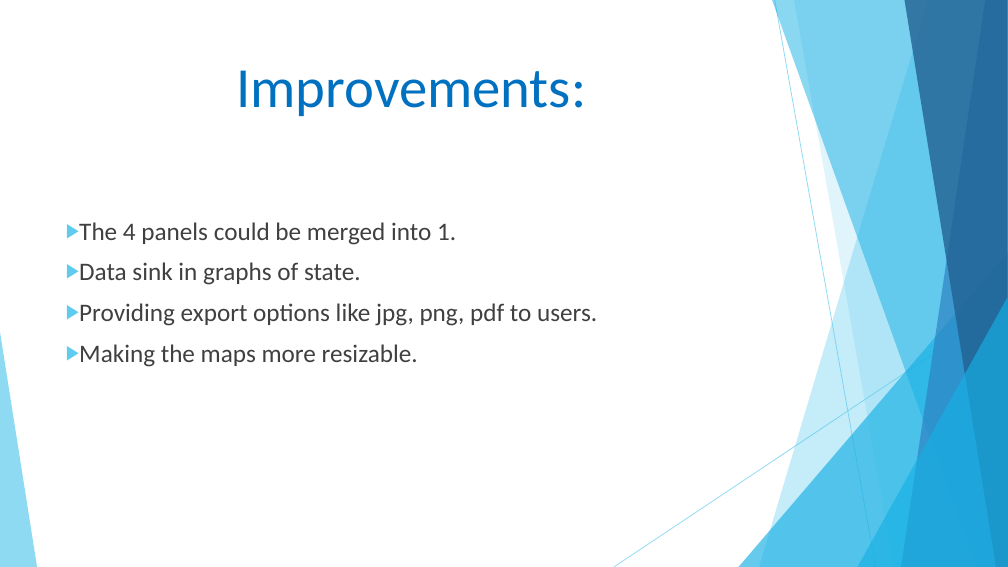
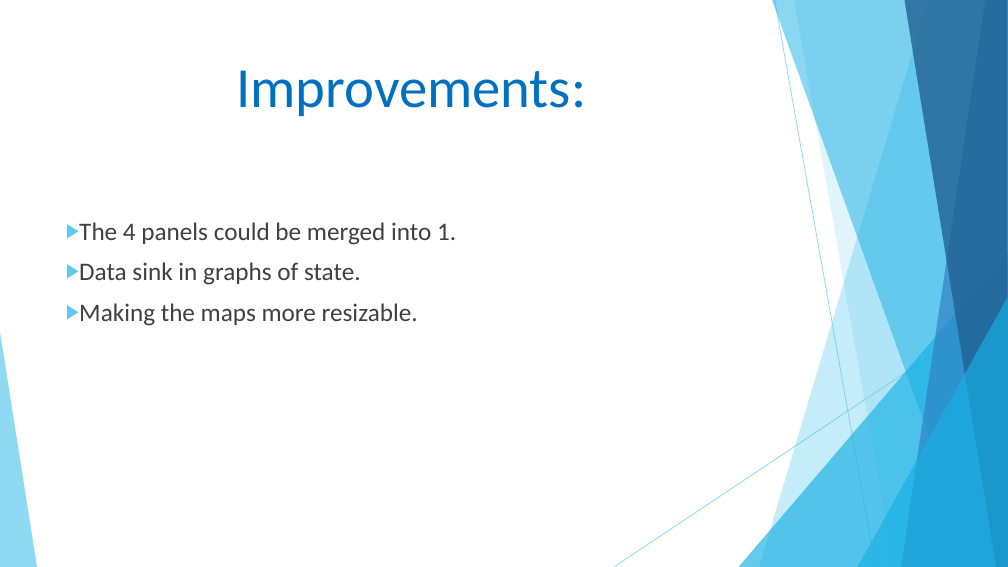
Before and after one commit to theshubhamp-zz/HAD, a slide deck: slide 18 of docs/HAD project.pptx (slide 17 before the commit). Drawn at 1008x567 pixels with LibreOffice and Linux fonts; fonts in the diff are those of the drawing. Boxes give left, top, right and bottom in pixels: in the first picture for what was removed or moved away, otherwise in the second. Text is boxed around its words. In the diff, an @@ line names an element or a change of style, - is before the commit and + after.

```diff
--- a/docs/HAD project.pptx
+++ b/docs/HAD project.pptx
@@ text at (79,303,597,326): paragraph removed @@
-▶ Providing export options like jpg, png, pdf to users.
```
Also in this commit, not shown: 1 other slide changed, 1 slide added.
